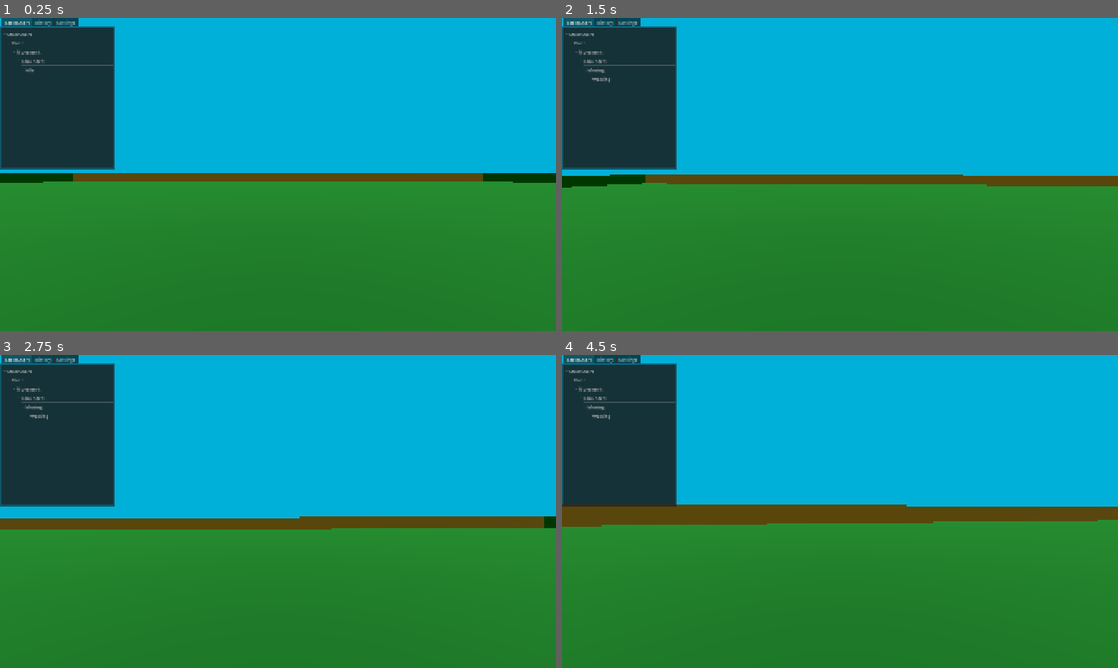
Above: before the commit, frames 1-4 (two rows, left to right).
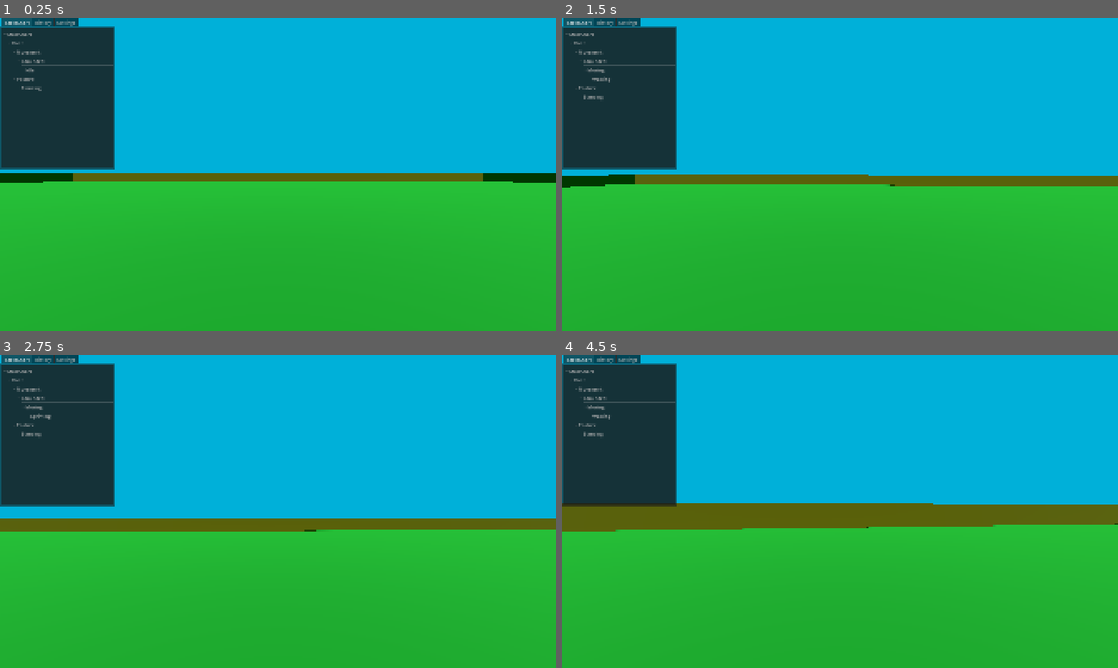
Above: after the commit, the same moments.

Repository: janisl/rpg-core
Game: Godot game, scene res://levels/test.tscn
The game is run twice, just before and just after one commit, with the same random seed, the same clock (stepped at 60 frames per second) and the same inputs.
Inputs (mouse positions are in pixels of both pictures, inside the frame that each line leads up to):
- Up to frame 1 (0.25 s): no input
- Up to frame 2 (1.5 s): tap Enter at 0.5 s; move the mouse to (867, 174) at 0.52 s; hold Ctrl (sprint, bound only after the commit) 0.53-1.28 s; hold W (forward) from 0.53 s (still down); tap Space (jump) at 0.77 s; tap Shift (sprint, bound only before the commit) at 0.8, 1.35 s; move the mouse to (812, 174) at 1.27 s
- Up to frame 3 (2.75 s): keep holding W (forward); tap Space (jump) at 1.52, 2 s; tap Ctrl (sprint, bound only after the commit) at 1.55 s; move the mouse to (289, 505) at 2.02 s; hold Ctrl (sprint, bound only after the commit) from 2.03 s (still down); tap Shift (sprint, bound only before the commit) at 2.3 s
- Up to frame 4 (4.5 s): tap Enter at 2.75 s; move the mouse to (834, 517) at 2.77 s; release Ctrl (sprint, bound only after the commit) at 2.78 s; tap Shift (sprint, bound only before the commit) at 2.85, 3.8, 4.35 s; tap Space (jump) at 3.02, 3.77 s; tap Ctrl (sprint, bound only after the commit) at 3.05 s; move the mouse to (878, 514) at 3.52 s; hold Ctrl (sprint, bound only after the commit) 3.53-4.28 s; tap Escape (pause) at 4.15 s; move the mouse to (673, 464) at 4.27 s; release W (forward) at 4.28 s; hold A (left) from 4.28 s (still down)

The runs differ from the first frame. In frame 1, 50% of the frame differs, in the area x 0-100%, y 19-100%; in frame 2, 49%; in frame 3, 48%; in frame 4, 52%, in the area x 0-100%, y 21-100%.

Commit message:
Implement crouching

Diff:
--- /dev/null
+++ b/actors/player/controllers/camera_controller.gd
@@ -0,0 +1,35 @@
+class_name CameraController
+extends Node3D
+
+const DEFAULT_HEIGHT: float = 0.7
+
+@export_group("References")
+@export var player: Player
+@export_group("Camera settings")
+@export var mouse_sensitivity := 0.001
+@export_range(-90, -60) var tilt_lower_limit: int = -90
+@export_range(60, 90) var tilt_upper_limit: int = 90
+@export_group("Crouch vertical movement")
+@export var crouch_offset: float = -0.1
+@export var crouch_speed: float = 3.0
+
+
+func _ready() -> void:
+	Input.mouse_mode = Input.MOUSE_MODE_CAPTURED
+
+
+func _unhandled_input(event: InputEvent) -> void:
+	if event is InputEventMouseMotion and Input.mouse_mode == Input.MOUSE_MODE_CAPTURED:
+		player.rotate_y(-event.relative.x * mouse_sensitivity)
+		rotation.x = rotation.x - event.relative.y * mouse_sensitivity
+		rotation.x = clampf(rotation.x, deg_to_rad(tilt_lower_limit), deg_to_rad(tilt_upper_limit))
+	elif event.is_action_pressed("pause"):
+		if Input.mouse_mode == Input.MOUSE_MODE_CAPTURED:
+			Input.mouse_mode = Input.MOUSE_MODE_VISIBLE
+		else:
+			Input.mouse_mode = Input.MOUSE_MODE_CAPTURED
+
+
+func update_camera_height(delta: float, direction: int) -> void:
+	if position.y >= crouch_offset - 0.0001 and position.y <= DEFAULT_HEIGHT + 0.0001:
+		position.y = clampf(position.y + (crouch_speed * direction) * delta, crouch_offset, DEFAULT_HEIGHT)
--- a/actors/player/player.gd
+++ b/actors/player/player.gd
@@ -5,37 +5,22 @@
 const JUMP_VELOCITY = 4.5
 
 @export_group("References")
-@export var camera_controller: Node3D
+@export var camera_controller: CameraController
 @export var state_chart: StateChart
-@export_group("Mouse capture settings")
-@export var mouse_sensitivity := 0.001
-@export_range(-90, -60) var tilt_lower_limit: int = -90
-@export_range(60, 90) var tilt_upper_limit: int = 90
+@export var standing_collision: CollisionShape3D
+@export var crouching_collision: CollisionShape3D
+@export var crouch_check: ShapeCast3D
 @export_group("Movement settings")
 @export var acceleration: float = 0.2
 @export var deceleration: float = 0.5
 @export var default_speed: float = 7.0
 @export var sprint_speed: float = 3.0
+@export var crouch_speed: float = -5.0
 
 var speed: float = 0
 var sprint_modifier: float = 0
+var crouch_modifier: float = 0
 var input_dir := Vector2.ZERO
-
-
-func _ready() -> void:
-	Input.mouse_mode = Input.MOUSE_MODE_CAPTURED
-
-
-func _unhandled_input(event: InputEvent) -> void:
-	if event is InputEventMouseMotion and Input.mouse_mode == Input.MOUSE_MODE_CAPTURED:
-		rotate_y(-event.relative.x * mouse_sensitivity)
-		camera_controller.rotation.x = camera_controller.rotation.x - event.relative.y * mouse_sensitivity
-		camera_controller.rotation.x = clampf(camera_controller.rotation.x, deg_to_rad(tilt_lower_limit), deg_to_rad(tilt_upper_limit))
-	elif event.is_action_pressed("pause"):
-		if Input.mouse_mode == Input.MOUSE_MODE_CAPTURED:
-			Input.mouse_mode = Input.MOUSE_MODE_VISIBLE
-		else:
-			Input.mouse_mode = Input.MOUSE_MODE_CAPTURED
 
 
 func _physics_process(delta: float) -> void:
@@ -47,7 +32,7 @@
 	if Input.is_action_just_pressed("jump") and is_on_floor():
 		velocity.y = JUMP_VELOCITY
 
-	var speed_modifier = sprint_modifier
+	var speed_modifier = sprint_modifier + crouch_modifier
 	speed = default_speed + speed_modifier
 
 	input_dir = Input.get_vector("left", "right", "forward", "backward")
@@ -70,3 +55,15 @@
 
 func sprint() -> void:
 	sprint_modifier = sprint_speed
+
+
+func stand() -> void:
+	crouch_modifier = 0
+	standing_collision.disabled = false
+	crouching_collision.disabled = true
+
+
+func crouch() -> void:
+	crouch_modifier = crouch_speed
+	standing_collision.disabled = true
+	crouching_collision.disabled = false
--- a/actors/player/player.tscn
+++ b/actors/player/player.tscn
@@ -4,6 +4,7 @@
 [ext_resource type="PackedScene" uid="uid://bcwkugn6v3oy7" path="res://addons/godot_state_charts/utilities/state_chart_debugger.tscn" id="2_388e2"]
 [ext_resource type="Script" uid="uid://couw105c3bde4" path="res://addons/godot_state_charts/state_chart.gd" id="2_lsqbn"]
 [ext_resource type="Script" uid="uid://c1vp0ojjvaby1" path="res://addons/godot_state_charts/parallel_state.gd" id="3_6p1w3"]
+[ext_resource type="Script" uid="uid://cpbru7gt1lbmj" path="res://actors/player/controllers/camera_controller.gd" id="3_12xki"]
 [ext_resource type="Script" uid="uid://jk2jm1g6q853" path="res://addons/godot_state_charts/compound_state.gd" id="4_15y17"]
 [ext_resource type="Script" uid="uid://cytafq8i1y8qm" path="res://addons/godot_state_charts/atomic_state.gd" id="5_15y17"]
 [ext_resource type="Script" uid="uid://cf1nsco3w0mf6" path="res://addons/godot_state_charts/transition.gd" id="6_bop6h"]
@@ -12,28 +13,52 @@
 [ext_resource type="Script" uid="uid://dlm8qngt7csqy" path="res://actors/player/state_machine/player_state_moving.gd" id="10_hiosj"]
 [ext_resource type="Script" uid="uid://cyytqpdhhxsg" path="res://actors/player/state_machine/player_state_walking.gd" id="11_ssdk0"]
 [ext_resource type="Script" uid="uid://bamh41w2falr0" path="res://actors/player/state_machine/player_state_sprinting.gd" id="12_ssdk0"]
+[ext_resource type="Script" uid="uid://c3csp68pjpbio" path="res://actors/player/state_machine/player_state_standing.gd" id="13_k67x5"]
+[ext_resource type="Script" uid="uid://g2wrppkubfw0" path="res://actors/player/state_machine/player_state_crouching.gd" id="14_12xki"]
 
 [sub_resource type="CapsuleShape3D" id="CapsuleShape3D_bsiym"]
 radius = 0.3
 height = 1.8
 
-[node name="Player" type="CharacterBody3D" unique_id=86196454 node_paths=PackedStringArray("camera_controller", "state_chart")]
+[sub_resource type="CapsuleShape3D" id="CapsuleShape3D_rdqwp"]
+radius = 0.3
+height = 1.0
+
+[sub_resource type="CapsuleShape3D" id="CapsuleShape3D_rt46e"]
+radius = 0.3
+height = 0.8
+
+[node name="Player" type="CharacterBody3D" unique_id=86196454 node_paths=PackedStringArray("camera_controller", "state_chart", "standing_collision", "crouching_collision", "crouch_check")]
 script = ExtResource("1_nvxhs")
 camera_controller = NodePath("CameraController")
 state_chart = NodePath("StateChart")
+standing_collision = NodePath("StandingCollision")
+crouching_collision = NodePath("CrouchingCollision")
+crouch_check = NodePath("CrouchCheck")
 
 [node name="StateChartDebugger" parent="." unique_id=1438023907 instance=ExtResource("2_388e2")]
 offset_right = -1522.0
 offset_bottom = -556.0
 initial_node_to_watch = NodePath("../StateChart")
 
-[node name="CollisionShape" type="CollisionShape3D" parent="." unique_id=1807291205]
+[node name="StandingCollision" type="CollisionShape3D" parent="." unique_id=1807291205]
 shape = SubResource("CapsuleShape3D_bsiym")
 
-[node name="CameraController" type="Node3D" parent="." unique_id=1669881013]
+[node name="CrouchingCollision" type="CollisionShape3D" parent="." unique_id=236657216]
+transform = Transform3D(1, 0, 0, 0, 1, 0, 0, 0, 1, 0, -0.4, 0)
+shape = SubResource("CapsuleShape3D_rdqwp")
+disabled = true
+
+[node name="CrouchCheck" type="ShapeCast3D" parent="." unique_id=1516635866]
+shape = SubResource("CapsuleShape3D_rt46e")
+target_position = Vector3(0, 0.5, 0)
+
+[node name="CameraController" type="Node3D" parent="." unique_id=1669881013 node_paths=PackedStringArray("player")]
+transform = Transform3D(1, 0, 0, 0, 1, 0, 0, 0, 1, 0, 0.7, 0)
+script = ExtResource("3_12xki")
+player = NodePath("..")
 
 [node name="Camera" type="Camera3D" parent="CameraController" unique_id=1332938429]
-transform = Transform3D(1, 0, 0, 0, 1, 0, 0, 0, 1, 0, 0.7, 0)
 
 [node name="StateChart" type="Node" parent="." unique_id=136452644]
 script = ExtResource("2_lsqbn")
@@ -108,6 +133,33 @@
 [node name="Airborne" type="Node" parent="StateChart/Root/Movement" unique_id=1506748701]
 script = ExtResource("4_15y17")
 metadata/_custom_type_script = "uid://jk2jm1g6q853"
+
+[node name="Posture" type="Node" parent="StateChart/Root" unique_id=1727521365]
+script = ExtResource("4_15y17")
+initial_state = NodePath("Standing")
+metadata/_custom_type_script = "uid://jk2jm1g6q853"
+
+[node name="Standing" type="Node" parent="StateChart/Root/Posture" unique_id=802997188]
+script = ExtResource("5_15y17")
+metadata/_custom_type_script = "uid://cytafq8i1y8qm"
+
+[node name="Crouching" type="Node" parent="StateChart/Root/Posture" unique_id=1700883319]
+script = ExtResource("5_15y17")
+metadata/_custom_type_script = "uid://cytafq8i1y8qm"
+
+[node name="OnStanding" type="Node" parent="StateChart/Root/Posture" unique_id=1737244850]
+script = ExtResource("6_bop6h")
+to = NodePath("../Standing")
+event = &"onStanding"
+delay_in_seconds = "0.0"
+metadata/_custom_type_script = "uid://cf1nsco3w0mf6"
+
+[node name="OnCrouching" type="Node" parent="StateChart/Root/Posture" unique_id=168957752]
+script = ExtResource("6_bop6h")
+to = NodePath("../Crouching")
+event = &"onCrouching"
+delay_in_seconds = "0.0"
+metadata/_custom_type_script = "uid://cf1nsco3w0mf6"
 
 [node name="StateMachine" type="Node" parent="." unique_id=656939817 node_paths=PackedStringArray("player")]
 unique_name_in_owner = true
@@ -138,6 +190,16 @@
 metadata/_custom_type_script = "uid://bamh41w2falr0"
 
 [node name="Airborne" type="Node" parent="StateMachine/Root/Movement" unique_id=1663954780]
+
+[node name="Posture" type="Node" parent="StateMachine/Root" unique_id=1982224400]
+
+[node name="Standing" type="Node" parent="StateMachine/Root/Posture" unique_id=1073674425]
+script = ExtResource("13_k67x5")
+metadata/_custom_type_script = "uid://c3csp68pjpbio"
+
+[node name="Crouching" type="Node" parent="StateMachine/Root/Posture" unique_id=1368121475]
+script = ExtResource("14_12xki")
+metadata/_custom_type_script = "uid://g2wrppkubfw0"
 
 [connection signal="state_processing" from="StateChart/Root/Movement/Grounded/Idle" to="StateMachine/Root/Movement/Grounded/Idle" method="_on_idle_state_processing"]
 [connection signal="state_processing" from="StateChart/Root/Movement/Grounded/Moving" to="StateMachine/Root/Movement/Grounded/Moving" method="_on_moving_state_processing"]
@@ -145,3 +207,9 @@
 [connection signal="state_processing" from="StateChart/Root/Movement/Grounded/Moving/Walking" to="StateMachine/Root/Movement/Grounded/Moving/Walking" method="_on_walking_state_processing"]
 [connection signal="state_entered" from="StateChart/Root/Movement/Grounded/Moving/Sprinting" to="StateMachine/Root/Movement/Grounded/Moving/Sprinting" method="_on_sprinting_state_entered"]
 [connection signal="state_processing" from="StateChart/Root/Movement/Grounded/Moving/Sprinting" to="StateMachine/Root/Movement/Grounded/Moving/Sprinting" method="_on_sprinting_state_processing"]
+[connection signal="state_entered" from="StateChart/Root/Posture/Standing" to="StateMachine/Root/Posture/Standing" method="_on_standing_state_entered"]
+[connection signal="state_physics_processing" from="StateChart/Root/Posture/Standing" to="StateMachine/Root/Posture/Standing" method="_on_standing_state_physics_processing"]
+[connection signal="state_processing" from="StateChart/Root/Posture/Standing" to="StateMachine/Root/Posture/Standing" method="_on_standing_state_processing"]
+[connection signal="state_entered" from="StateChart/Root/Posture/Crouching" to="StateMachine/Root/Posture/Crouching" method="_on_crouching_state_entered"]
+[connection signal="state_physics_processing" from="StateChart/Root/Posture/Crouching" to="StateMachine/Root/Posture/Crouching" method="_on_crouching_state_physics_processing"]
+[connection signal="state_processing" from="StateChart/Root/Posture/Crouching" to="StateMachine/Root/Posture/Crouching" method="_on_crouching_state_processing"]
--- /dev/null
+++ b/actors/player/state_machine/player_state_crouching.gd
@@ -0,0 +1,15 @@
+class_name PlayerStateCrouching
+extends PlayerState
+
+
+func _on_crouching_state_processing(_delta: float) -> void:
+	if not Input.is_action_pressed("crouch") and player.is_on_floor() and not player.crouch_check.is_colliding():
+		player.state_chart.send_event("onStanding")
+
+
+func _on_crouching_state_entered() -> void:
+	player.crouch()
+
+
+func _on_crouching_state_physics_processing(delta: float) -> void:
+	player.camera_controller.update_camera_height(delta, -1)
--- /dev/null
+++ b/actors/player/state_machine/player_state_standing.gd
@@ -0,0 +1,15 @@
+class_name PlayerStateStanding
+extends PlayerState
+
+
+func _on_standing_state_processing(_delta: float) -> void:
+	if Input.is_action_pressed("crouch") and player.is_on_floor():
+		player.state_chart.send_event("onCrouching")
+
+
+func _on_standing_state_entered() -> void:
+	player.stand()
+
+
+func _on_standing_state_physics_processing(delta: float) -> void:
+	player.camera_controller.update_camera_height(delta, 1)
--- a/levels/test.tscn
+++ b/levels/test.tscn
@@ -22,7 +22,7 @@
 
 [sub_resource type="BoxMesh" id="BoxMesh_rghg7"]
 material = SubResource("StandardMaterial3D_uf2qc")
-size = Vector3(2, 0.2, 10)
+size = Vector3(2, 0.1, 10)
 
 [sub_resource type="StandardMaterial3D" id="StandardMaterial3D_53i70"]
 albedo_color = Color(0.6367001, 0.00025268644, 0.6228823, 1)
@@ -55,7 +55,7 @@
 size = Vector3(100, 2, 1)
 
 [sub_resource type="BoxShape3D" id="BoxShape3D_rghg7"]
-size = Vector3(2, 0.2, 10)
+size = Vector3(2, 0.1, 10)
 
 [sub_resource type="BoxShape3D" id="BoxShape3D_1fnc8"]
 size = Vector3(2, 0.1, 0.1)
@@ -96,7 +96,7 @@
 mesh = SubResource("QuadMesh_nfdnw")
 
 [node name="Bridge" type="MeshInstance3D" parent="Meshes" unique_id=2125553784]
-transform = Transform3D(1, 0, 0, 0, 1, 0, 0, 0, 1, 0, 1.1, 20)
+transform = Transform3D(1, 0, 0, 0, 1, 0, 0, 0, 1, 0, 1.15, 20)
 mesh = SubResource("BoxMesh_rghg7")
 
 [node name="Step" type="MeshInstance3D" parent="Meshes" unique_id=365634674]
@@ -189,7 +189,7 @@
 shape = SubResource("BoxShape3D_rdqwp")
 
 [node name="Bridge" type="CollisionShape3D" parent="NavigationRegion/StaticBody3D" unique_id=211687803]
-transform = Transform3D(1, 0, 0, 0, 1, 0, 0, 0, 1, 0, 1.1, 20)
+transform = Transform3D(1, 0, 0, 0, 1, 0, 0, 0, 1, 0, 1.15, 20)
 shape = SubResource("BoxShape3D_rghg7")
 
 [node name="Step" type="CollisionShape3D" parent="NavigationRegion/StaticBody3D" unique_id=103433281]
@@ -258,6 +258,7 @@
 
 [node name="DirectionalLight3D" type="DirectionalLight3D" parent="." unique_id=850189060]
 transform = Transform3D(1, 0, 0, 0, 0.17364822, 0.9848077, 0, -0.9848077, 0.17364822, 0, 0, 0)
+shadow_enabled = true
 
 [node name="WorldEnvironment" type="WorldEnvironment" parent="." unique_id=2018932275]
 environment = SubResource("Environment_bsiym")
--- a/project.godot
+++ b/project.godot
@@ -60,6 +60,11 @@
 }
 sprint={
 "deadzone": 0.2,
+"events": [Object(InputEventKey,"resource_local_to_scene":false,"resource_name":"","device":-1,"window_id":0,"alt_pressed":false,"shift_pressed":false,"ctrl_pressed":false,"meta_pressed":false,"pressed":false,"keycode":0,"physical_keycode":4194326,"key_label":0,"unicode":0,"location":0,"echo":false,"script":null)
+]
+}
+crouch={
+"deadzone": 0.2,
 "events": [Object(InputEventKey,"resource_local_to_scene":false,"resource_name":"","device":-1,"window_id":0,"alt_press …(195 unchanged characters)…
 ]
 }
Not shown, added: actors/player/controllers/camera_controller.gd.uid
Not shown, added: actors/player/state_machine/player_state_crouching.gd.uid
Not shown, added: actors/player/state_machine/player_state_standing.gd.uid
